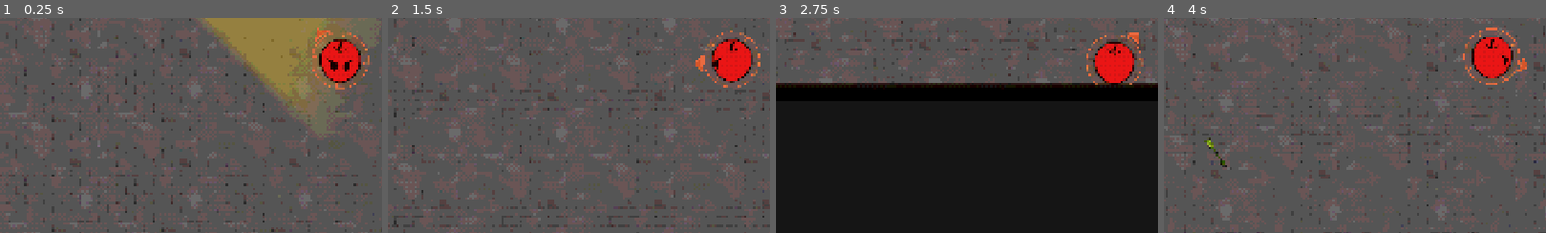
Above: before the commit, frames 1-4 (left to right).
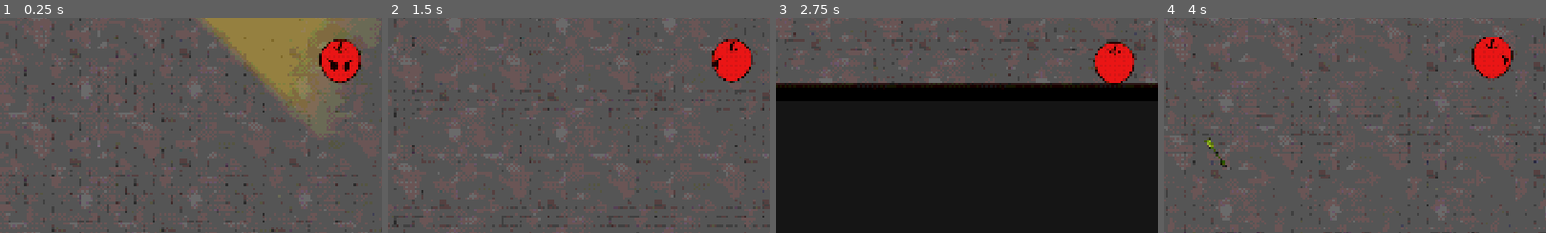
Above: after the commit, the same moments.

Repository: CasualShrub/arrow-head
Game: Godot game, scene res://scenes/levels/level_2.tscn
The game is run twice, just before and just after one commit, with the same random seed, the same clock (stepped at 60 frames per second) and the same inputs. This scene is started directly instead of the project's main scene. Sound files missing from this copy of the repository are replaced by a short silence.
Inputs (mouse positions are % of the whole screen's width and height, from its top left):
- Up to frame 1 (0.25 s): no input
- Up to frame 2 (1.5 s): tap Enter at 0.5 s; move the mouse to (72, 45) at 0.52 s; hold D (move_right) 0.53-1.28 s; hold Space (fire) 0.53-1.28 s; move the mouse to (30, 55) at 1.27 s; hold S (move_down) from 1.28 s (still down); tap R at 1.35 s
- Up to frame 3 (2.75 s): move the mouse to (60, 28) at 2.02 s; release S (move_down) at 2.03 s; hold D (move_right) from 2.03 s (still down); hold Space (fire) from 2.03 s (still down)
- Up to frame 4 (4 s): move the mouse to (45, 70) at 2.77 s; release D (move_right) at 2.78 s; release Space (fire) at 2.78 s; hold W (move_up) 2.78-3.53 s; tap R at 2.85 s; move the mouse to (80, 65) at 3.52 s; hold A (move_left) from 3.53 s (still down); hold Space (fire) from 3.53 s (still down)
The pictures show only the part of the screen within x 6-56%, y 40-90%; the shares and areas given below are measured in that part.

The runs differ from the first frame. In frame 1, 0.4% of the frame differs, in the area x 81-97%, y 4-34%; in frame 2, 0.4%; in frame 3, 0.3%; in frame 4, 0.4%, in the area x 78-95%, y 4-32%.

Commit message:
fix hit eye display

Diff:
--- a/scenes/levels/level_2.tscn
+++ b/scenes/levels/level_2.tscn
@@ -19,6 +19,7 @@
 shader_parameter/fade_start = -0.04
 
 [node name="Encounter2" unique_id=571267862 instance=ExtResource("1_h14sk")]
+is_boss_level = null
 music_track = "Lvl_2_3"
 
 [node name="SubViewport" parent="SubViewportContainer" parent_id_path=PackedInt32Array(506783396) index="0" unique_id=1083906358]
@@ -26,6 +27,12 @@
 
 [node name="Player" parent="SubViewportContainer/SubViewport/World" parent_id_path=PackedInt32Array(1589957074) index="0" unique_id=508579643]
 transform = Transform3D(1, 0, 0, 0, 1, 0, 0, 0, 1, 18.24202, 0, 25.049774)
+dash_time = 0.0
+dash_cooldown = 0.0
+sector_count = 0
+sector_centered = false
+sector_radius = 0.0
+eyes_hit_time = 0.36
 burn_spin_speed = 24.0
 
 [node name="archer2" parent="SubViewportContainer/SubViewport/World/Enemies" parent_id_path=PackedInt32Array(1185931971) index="0" unique_id=71488470 instance=ExtResource("5_l37oo")]
--- a/scenes/player.tscn
+++ b/scenes/player.tscn
@@ -82,15 +82,9 @@
 input = NodePath("Input")
 health = NodePath("Health")
 sectors = NodePath("Sectors")
-dash_time = 0.05
 chunk_fx = ExtResource("6_chunks")
-dash_cooldown = 0.001
 slowdown = 0.1
 slowdown_speed = 0.1
-sector_count = 4
-sector_centered = true
-sector_radius = 0.5
-eyes_hit_time = 0.5
 
 [node name="Collider" type="CollisionShape3D" parent="." unique_id=1401584448]
 unique_name_in_owner = true
--- a/scripts/player.gd
+++ b/scripts/player.gd
@@ -199,8 +199,6 @@
 		return
 	if is_dashing():
 		return
-	_invul = true
-	get_tree().create_timer(0.25).timeout.connect(func(): _invul = false)
 	var sector := sectors.get_sector_from_position(arrow.global_position)
 	_spawn_chunks(global_position)
 	if try_embed_arrow(arrow, sector):
@@ -213,8 +211,11 @@
 		arrow.queue_free()
 		if not _invul:
 			die()
+	_invul = true
+	get_tree().create_timer(0.25).timeout.connect(func(): _invul = false)
 	hit.emit(arrow, sector)
 	_eyes_hit.start()
+	_update_eyes()
 
 # burst a few apple bits at the apple's current position
 func _spawn_chunks(_pos: Vector3) -> void:
@@ -369,7 +370,7 @@
 	_display_status()
 
 func _burn_spin(delta: float) -> void:
-	_face_dir(get_facing().rotated(Vector3.UP, burn_spin_speed * _burn_spin_dir * delta))
+	_face_dir(global_position + get_facing().rotated(Vector3.UP, burn_spin_speed * _burn_spin_dir * delta))
 
 func _update_status_tint() -> void:
 	if is_burning():
